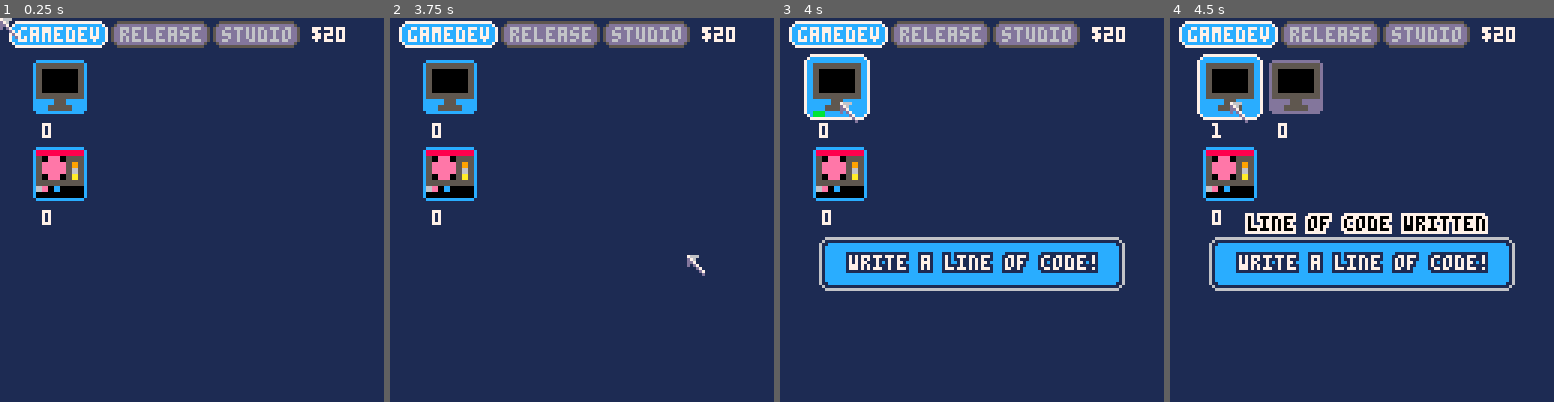
Above: before the commit, frames 1-4 (left to right).
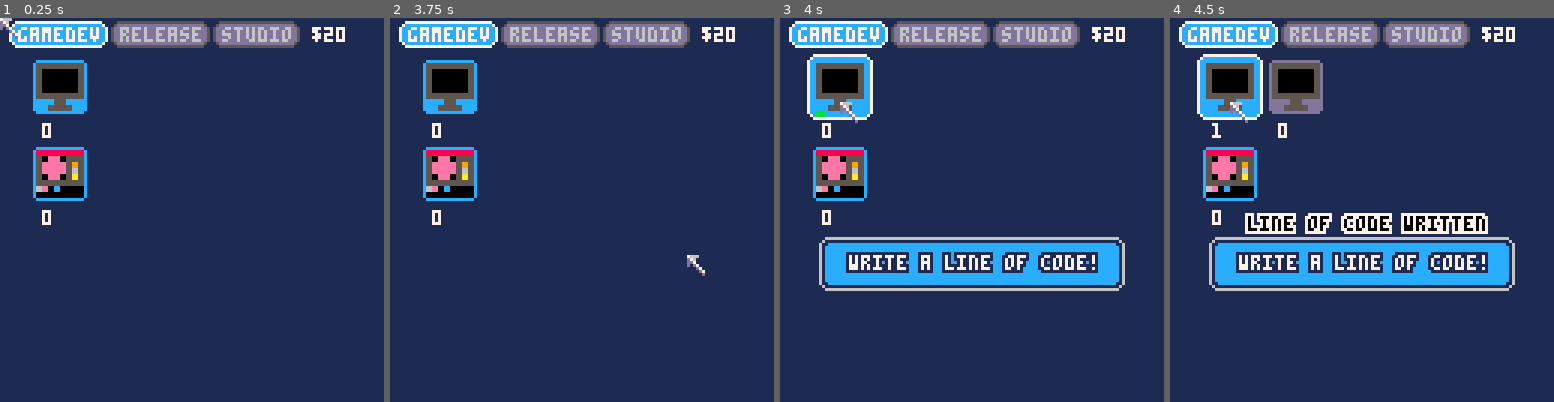
Above: after the commit, the same moments.

Repository: wesen/carts
Game: PICO-8 cartridge games/gamedevgame/gamedevgame.p8
Same seed, same stepped clock (60 frames per second), same inputs: the game is played once before the commit and once after it.
Inputs (mouse positions are in pixels of both pictures, inside the frame that each line leads up to):
- Up to frame 1 (0.25 s): no input
- Up to frame 2 (3.75 s): click (670, 121) at 0.67 s; click (436, 267) at 1.22 s; click (497, 114) at 1.77 s; click (562, 259) at 2.32 s; click (624, 106) at 2.87 s; click (685, 256) at 3.42 s
- Up to frame 3 (4 s): click (841, 102) at 3.97 s
- Up to frame 4 (4.5 s): no input

Frames 1-2 are identical in both runs. In frame 3, 0.9% of the frame differs, in the area x 6-25%, y 9-32%; in frame 4, nothing differs.

Commit message:
Add buttons for hire worker

Diff:
--- a/games/gamedevgame/button.lua
+++ b/games/gamedevgame/button.lua
@@ -7,6 +7,7 @@
  self.is_visible=function() return false end
  self.on_click=function() end
  self.on_hover=function() end
+ self.blink_on_hover=fakse
 end)
 
 function cls_button:is_mouse_over()
@@ -23,22 +24,24 @@
  local y=self.y
  local w=self.w
  local h=self.h
+ local bg=self.is_visible() and glb_bg_col2 or 13
+ local fg=self.is_visible() and 7 or 6
 
- if self.is_visible() then
-  draw_rounded_rect2(x,y,w,h,glb_bg_col2,glb_bg_col2,7)
-  print(self.text,x+1,y,7)
+ if self:is_visible() and not self.blink_on_hover then
+  draw_rounded_rect2(x,y,w,h,bg,bg,7)
  elseif self:is_mouse_over() then
   if frame(12,2)==0 then
-   draw_rounded_rect2(x-1,y-1,w+2,h+2,13,13,7)
+   draw_rounded_rect2(x-1,y-1,w+2,h+2,bg,bg,7)
   else
-   draw_rounded_rect2(x,y,w,h,13,13,7)
+   draw_rounded_rect2(x,y,w,h,bg,bg,7)
   end
+ else
+  draw_rounded_rect2(x,y,w,h,bg,bg,5)
+ end
+
+ if self:is_mouse_over() then
   self.on_hover()
-  print(self.text,x+1,y,7)
-
   if (glb_mouse_left_down) self.on_click()
- else
-  draw_rounded_rect2(x,y,w,h,13,13,5)
-  print(self.text,x+1,y,6)
  end
+ print(self.text,x+1,y,fg)
 end
--- a/games/gamedevgame/gamedevgame.p8
+++ b/games/gamedevgame/gamedevgame.p8
@@ -573,6 +573,7 @@
  self.is_visible=function() return false end
  self.on_click=function() end
  self.on_hover=function() end
+ self.blink_on_hover=fakse
 end)
 
 function cls_button:is_mouse_over()
@@ -589,24 +590,26 @@
  local y=self.y
  local w=self.w
  local h=self.h
-
- if self.is_visible() then
-  draw_rounded_rect2(x,y,w,h,glb_bg_col2,glb_bg_col2,7)
-  print(self.text,x+1,y,7)
+ local bg=self.is_visible() and glb_bg_col2 or 13
+ local fg=self.is_visible() and 7 or 6
+
+ if self:is_visible() and not self.blink_on_hover then
+  draw_rounded_rect2(x,y,w,h,bg,bg,7)
  elseif self:is_mouse_over() then
   if frame(12,2)==0 then
-   draw_rounded_rect2(x-1,y-1,w+2,h+2,13,13,7)
+   draw_rounded_rect2(x-1,y-1,w+2,h+2,bg,bg,7)
   else
-   draw_rounded_rect2(x,y,w,h,13,13,7)
-  end
+   draw_rounded_rect2(x,y,w,h,bg,bg,7)
+  end
+ else
+  draw_rounded_rect2(x,y,w,h,bg,bg,5)
+ end
+
+ if self:is_mouse_over() then
   self.on_hover()
-  print(self.text,x+1,y,7)
-
   if (glb_mouse_left_down) self.on_click()
- else
-  draw_rounded_rect2(x,y,w,h,13,13,5)
-  print(self.text,x+1,y,6)
- end
+ end
+ print(self.text,x+1,y,fg)
 end
 
 cls_dialogbox=class(function(self)
@@ -665,16 +668,16 @@
 
 function resource_manager_cls:update()
  if glb_mouse_left_down then
-  for _,k in pairs(self.resources) do
-   if (k:is_mouse_over() and k:is_visible()) k:on_click()
-  end
- end
-
- for _,k in pairs(self.resources) do
-  k:update()
- end
- for _,k in pairs(self.workers) do
-  k:update()
+  for _,resource in pairs(self.resources) do
+   if (resource:is_mouse_over() and resource:is_visible()) resource:on_click()
+  end
+ end
+
+ for _,resource in pairs(self.resources) do
+  resource:update()
+ end
+ for _,worker in pairs(self.workers) do
+  worker:update()
  end
 end
 
@@ -705,32 +708,12 @@
  self.current_hire_worker=nil
 
  for i,k in pairs(glb_hire_workers) do
-  local w=82
-  local h=12
-  local is_mouse_over=glb_mouse_x>=x and glb_mouse_x<=x+w and glb_mouse_y>=y and glb_mouse_y<=y+h
   bstr(tostr(#k.workers).."x",x-23,y-1,7,0)
   spr(k.spr,x-12,y-2)
-  if k:is_visible() then
-   if is_mouse_over then
-    self.current_hire_worker=k
-    if frame(12,2)==0 then
-     draw_rounded_rect2(x-1,y-1,w+2,5+2,13,13,7)
-    else
-     draw_rounded_rect2(x,y,w,5,13,13,7)
-    end
-    glb_dialogbox.visible=true
-    glb_dialogbox.text={{7,"hire a "..k.name}}
-    print(k.name,x+1,y,7)
-    if (glb_mouse_left_down) k:hire()
-   else
-    draw_rounded_rect2(x,y,w,5,glb_bg_col2,glb_bg_col2,7)
-    print(k.name,x+1,y,7)
-   end
-  else
-    draw_rounded_rect2(x,y,w,5,13,13,5)
-    print(k.name,x+1,y,6)
-  end
-  y+=h
+  k.button.y=y
+  k.button.x=x
+  k.button:draw()
+  y+=k.button.h+7
  end
 end
 
@@ -861,6 +844,7 @@
   self.count+=1
   self.created=true
   if (self.on_produced_cb!=nil) self.on_produced_cb(self)
+  self:shake(2)
 end
 
 function resource_cls:start_producing()
@@ -869,7 +853,6 @@
    res.count-=v
   end
   if (self.on_produce_cb) self.on_produce_cb(self)
-  self:shake(2)
 end
 
 function resource_cls:produce()
@@ -1355,6 +1338,20 @@
  self.dependencies=dependencies
  self.spr=spr
  self.cost=cost
+
+ self.button=cls_button.init(0,0,self.name)
+ local button=self.button
+ button.blink_on_hover=true
+ button.w=82
+ button.h=5
+
+ button.is_visible=function() return self:is_hireable() end
+ button.on_hover=function()
+  tab_money.current_hire_worker=self
+ end
+ button.on_click=function()
+  if (self:is_hireable()) self:hire()
+ end
 end)
 
 function cls_hire_worker:hire()
@@ -1364,7 +1361,7 @@
  w.spr=self.spr
 end
 
-function cls_hire_worker:is_visible()
+function cls_hire_worker:is_hireable()
  if (glb_resource_manager.money<self.cost) return false
  for k,v in pairs(self.dependencies) do
   local res=glb_resource_manager.resources[k]
--- a/games/gamedevgame/hire_worker.lua
+++ b/games/gamedevgame/hire_worker.lua
@@ -5,6 +5,20 @@
  self.dependencies=dependencies
  self.spr=spr
  self.cost=cost
+
+ self.button=cls_button.init(0,0,self.name)
+ local button=self.button
+ button.blink_on_hover=true
+ button.w=82
+ button.h=5
+
+ button.is_visible=function() return self:is_hireable() end
+ button.on_hover=function()
+  tab_money.current_hire_worker=self
+ end
+ button.on_click=function()
+  if (self:is_hireable()) self:hire()
+ end
 end)
 
 function cls_hire_worker:hire()
@@ -14,7 +28,7 @@
  w.spr=self.spr
 end
 
-function cls_hire_worker:is_visible()
+function cls_hire_worker:is_hireable()
  if (glb_resource_manager.money<self.cost) return false
  for k,v in pairs(self.dependencies) do
   local res=glb_resource_manager.resources[k]
--- a/games/gamedevgame/resource.lua
+++ b/games/gamedevgame/resource.lua
@@ -118,6 +118,7 @@
   self.count+=1
   self.created=true
   if (self.on_produced_cb!=nil) self.on_produced_cb(self)
+  self:shake(2)
 end
 
 function resource_cls:start_producing()
@@ -126,7 +127,6 @@
    res.count-=v
   end
   if (self.on_produce_cb) self.on_produce_cb(self)
-  self:shake(2)
 end
 
 function resource_cls:produce()
--- a/games/gamedevgame/resourcemanager.lua
+++ b/games/gamedevgame/resourcemanager.lua
@@ -29,16 +29,16 @@
 
 function resource_manager_cls:update()
  if glb_mouse_left_down then
-  for _,k in pairs(self.resources) do
-   if (k:is_mouse_over() and k:is_visible()) k:on_click()
+  for _,resource in pairs(self.resources) do
+   if (resource:is_mouse_over() and resource:is_visible()) resource:on_click()
   end
  end
 
- for _,k in pairs(self.resources) do
-  k:update()
+ for _,resource in pairs(self.resources) do
+  resource:update()
  end
- for _,k in pairs(self.workers) do
-  k:update()
+ for _,worker in pairs(self.workers) do
+  worker:update()
  end
 end
 
--- a/games/gamedevgame/tab.lua
+++ b/games/gamedevgame/tab.lua
@@ -23,32 +23,12 @@
  self.current_hire_worker=nil
 
  for i,k in pairs(glb_hire_workers) do
-  local w=82
-  local h=12
-  local is_mouse_over=glb_mouse_x>=x and glb_mouse_x<=x+w and glb_mouse_y>=y and glb_mouse_y<=y+h
   bstr(tostr(#k.workers).."x",x-23,y-1,7,0)
   spr(k.spr,x-12,y-2)
-  if k:is_visible() then
-   if is_mouse_over then
-    self.current_hire_worker=k
-    if frame(12,2)==0 then
-     draw_rounded_rect2(x-1,y-1,w+2,5+2,13,13,7)
-    else
-     draw_rounded_rect2(x,y,w,5,13,13,7)
-    end
-    glb_dialogbox.visible=true
-    glb_dialogbox.text={{7,"hire a "..k.name}}
-    print(k.name,x+1,y,7)
-    if (glb_mouse_left_down) k:hire()
-   else
-    draw_rounded_rect2(x,y,w,5,glb_bg_col2,glb_bg_col2,7)
-    print(k.name,x+1,y,7)
-   end
-  else
-    draw_rounded_rect2(x,y,w,5,13,13,5)
-    print(k.name,x+1,y,6)
-  end
-  y+=h
+  k.button.y=y
+  k.button.x=x
+  k.button:draw()
+  y+=k.button.h+7
  end
 end
 
